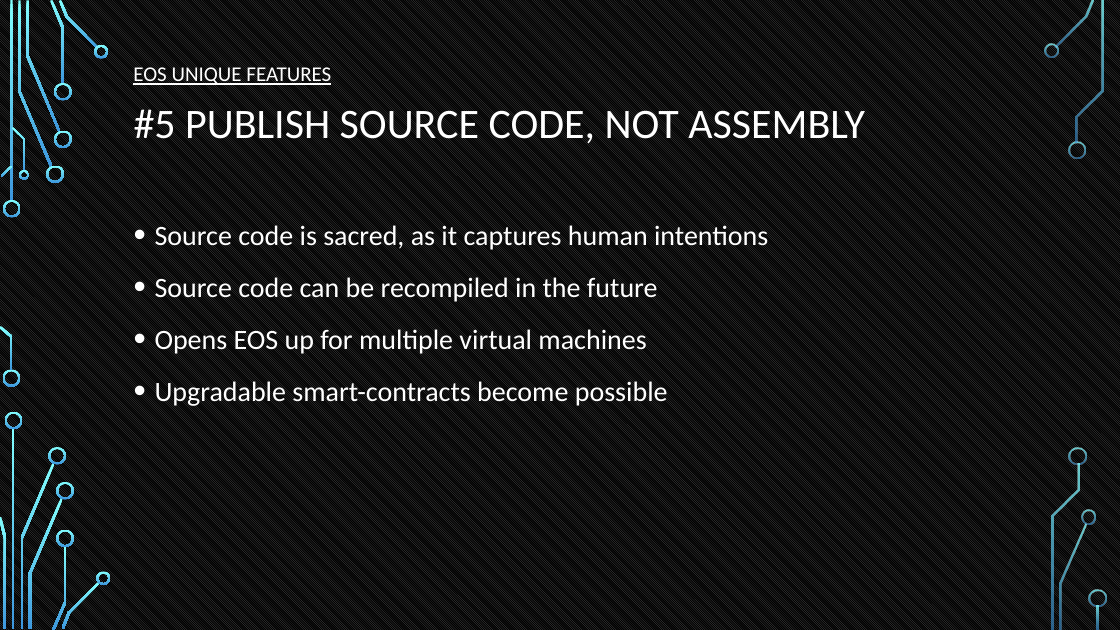
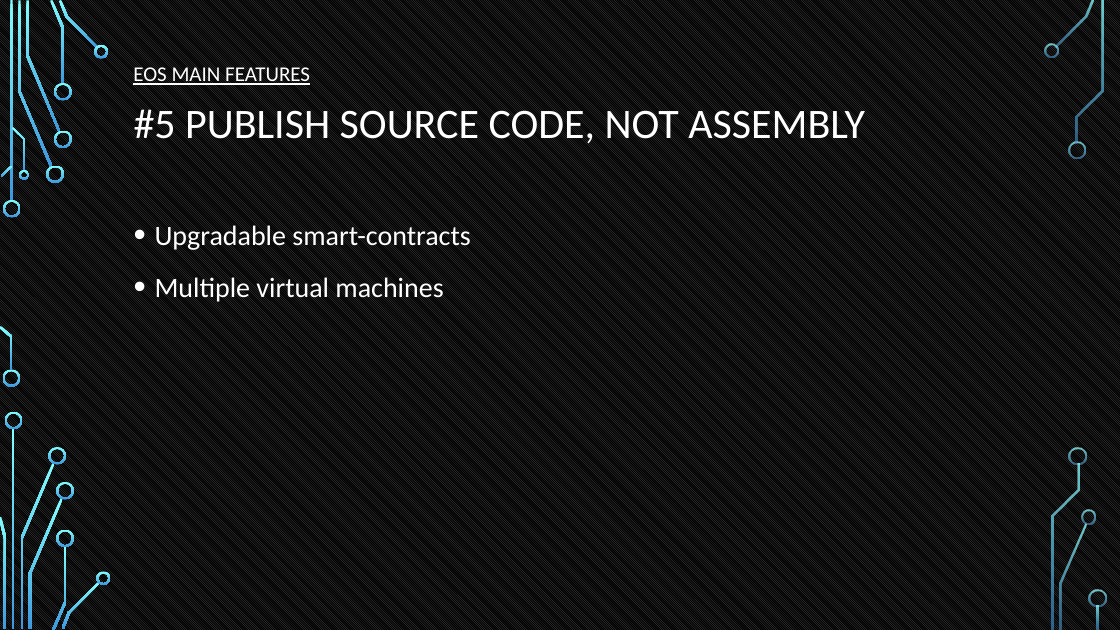
Before and after one commit to tokenika/tokenika.github.io, a slide deck: slide 34 of WarsawBlock(3).pptx. Drawn at 1120x630 pixels with LibreOffice and Linux fonts; fonts in the diff are those of the drawing; background and template pictures are left out. Boxes give left, top, right and bottom in pixels: in the first picture for what was removed or moved away, otherwise in the second. Text is boxed around its words. In the diff, an @@ line names an element or a change of style, - is before the commit and + after.

```diff
--- a/WarsawBlock(3).pptx
+++ b/WarsawBlock(3).pptx
@@ text at [133,67,310,85]: text changed @@
-EOS UNIQUE FEATURES
+EOS MAIN FEATURES
@@ text at [155,225,470,302]: text changed @@
-• Source code is sacred, as it captures human intentions
-• Source code can be recompiled in the future
-• Opens EOS up for multiple virtual machines
-• Upgradable smart-contracts become possible
+• Upgradable smart-contracts
+• Multiple virtual machines
```
Also in this commit, not shown: 8 other slides changed, 1 other file.
